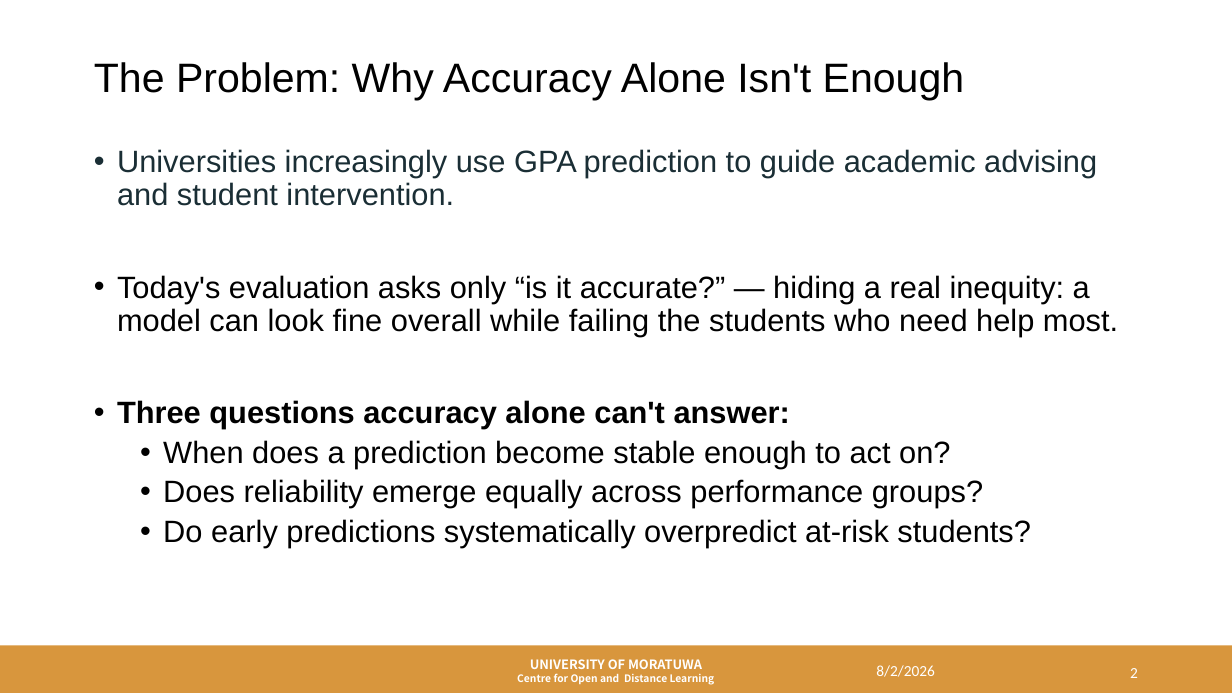
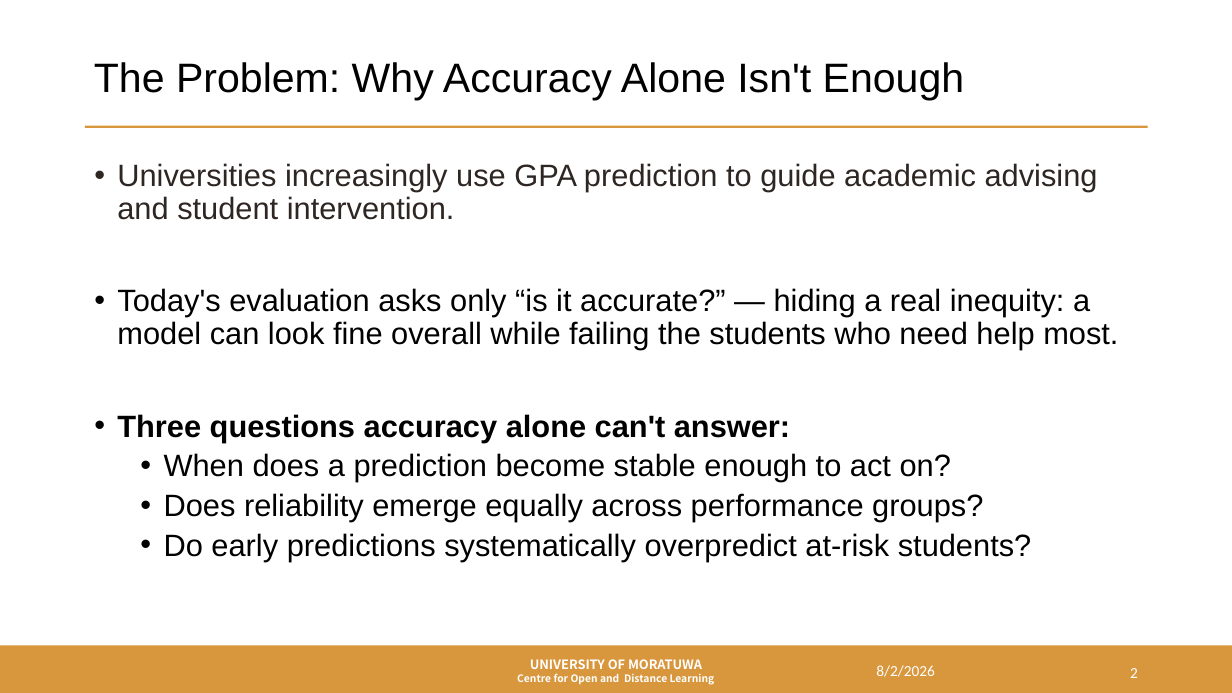
Before and after one commit to SayuriWitharana/GPA_Prediction_Framework, a slide deck: slide 2 of ICODE26_GPA_Presentation.pptx. Drawn at 1232x693 pixels with LibreOffice and Linux fonts; fonts in the diff are those of the drawing; background and template pictures are left out. Boxes give left, top, right and bottom in pixels: in the first picture for what was removed or moved away, otherwise in the second. Text is boxed around its words. In the diff, an @@ line names an element or a change of style, - is before the commit and + after.

```diff
--- a/ICODE26_GPA_Presentation.pptx
+++ b/ICODE26_GPA_Presentation.pptx
@@ title "The Problem: Why Accuracy Alone ..." at <box>94,62,965,101</box>: text colour #000000 to none @@
@@ rectangle added at <box>85,126,1148,128</box>, fill #D8963D @@
@@ text "Universities increasingly use GPA prediction ...": place and size @@
-text "Universities increasingly use GPA prediction ..." at <box>117,149,1118,548</box>
+text "Universities increasingly use GPA prediction ..." at <box>117,163,1118,561</box>
@@ text "Universities increasingly use GPA prediction ..." at <box>117,163,1118,561</box>: text colour #1A2E35 to #2E2622 in "Universities increasingly use GPA prediction to guide ..."; text colour #000000 to none in "Today's evaluation asks only “is it accurate?” ...", "Three questions accuracy alone can't answer:", "When does a prediction become stable enough ...", "Does reliability emerge equally across performance groups?" and 1 more places @@
```
Also in this commit, not shown: 11 other slides changed, 3 other files.
